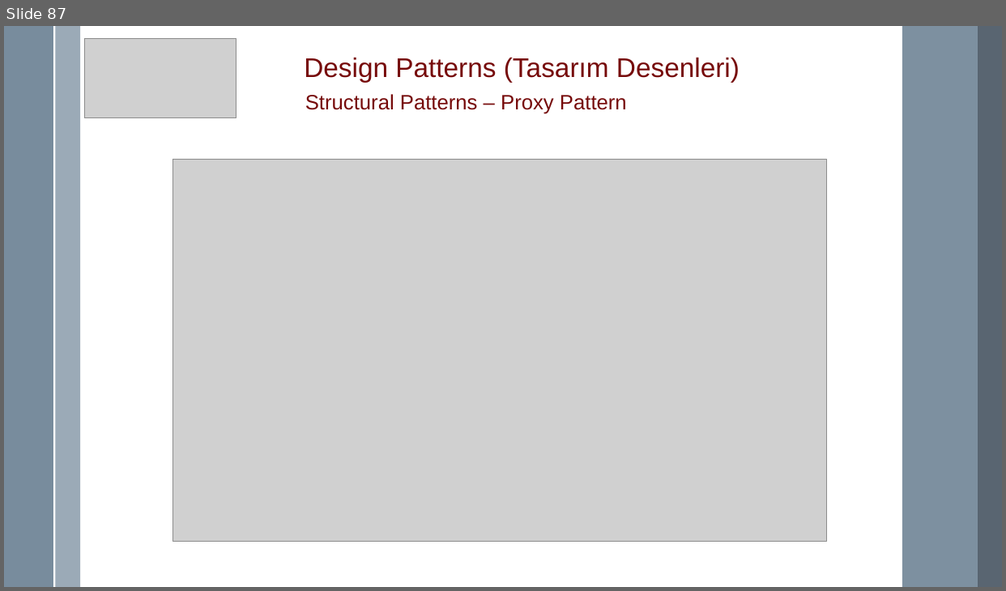
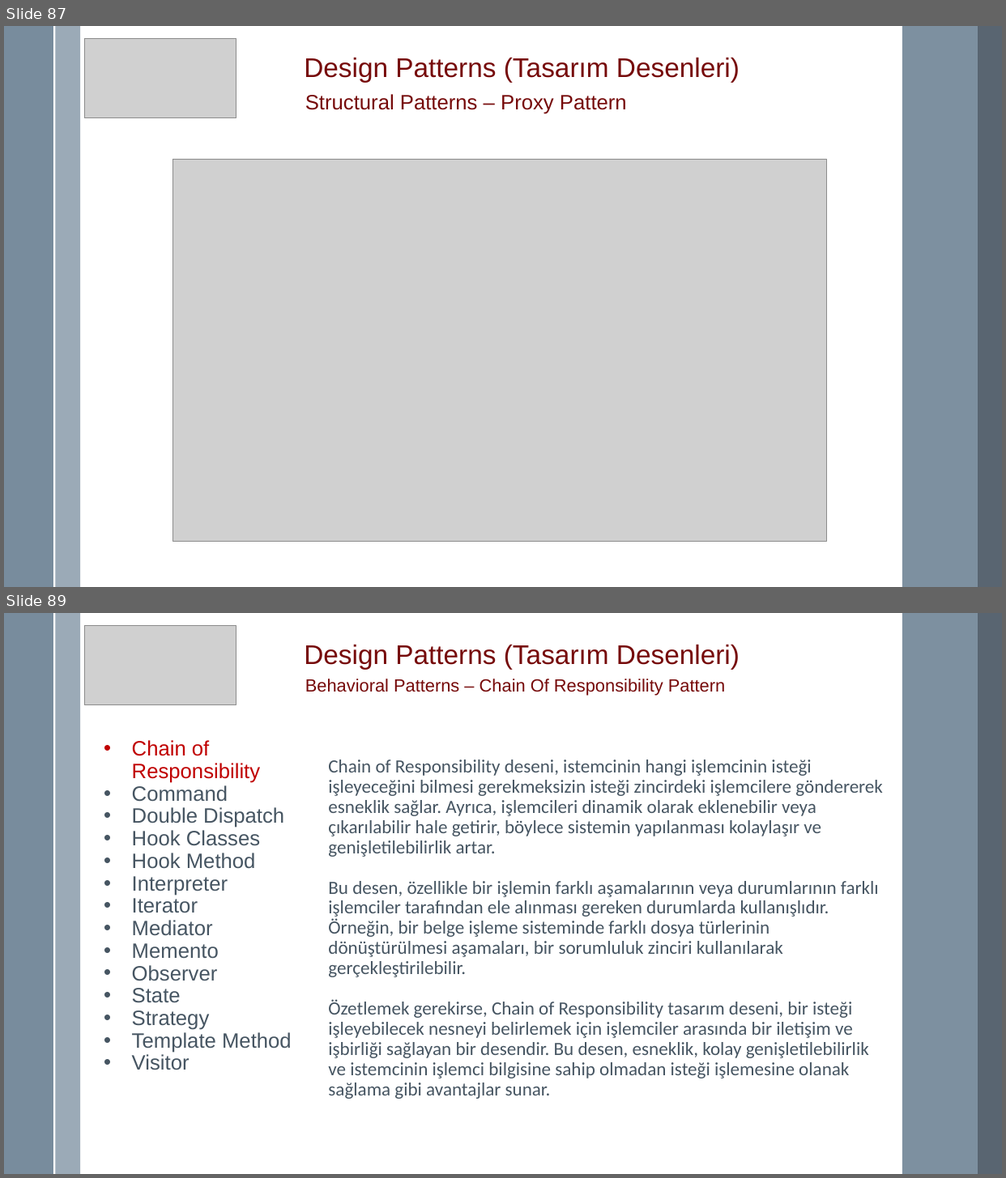
Before and after one commit to mremregok/DesignPattern, a slide deck: Design Pattern.pptx. Shown one above the other, each under a label of ours: slide 87 before the commit, slides 87 and 89 after it; the slides between them are not shown. The pictures are 1006x591 and 1006x1178 pixels, drawn with LibreOffice and Linux fonts; fonts in the diff are those of the drawing; grey boxes stand for pictures. Boxes give left, top, right and bottom in pixels: in the first picture for what was removed or moved away, otherwise in the second. Text is boxed around its words. In the diff, an @@ line names an element or a change of style, - is before the commit and + after.

Commit message:
Davranışsal tasarım desenlerinden Chain of Responsibility ve Command eklendi.

```diff
--- a/Design Pattern.pptx
+++ b/Design Pattern.pptx
@@ slide 89 added at <box>4,613,1002,1174</box>, background #FFFFFF; not listed: 5 template elements that a slide beside it also shows @@
@@ picture added at <box>84,626,236,705</box> @@
@@ text added at <box>304,644,739,669</box>, 26 pt, text #760A0A @@
+Design Patterns (Tasarım Desenleri)
@@ text added at <box>305,679,725,696</box>, 17 pt, text #760A0A @@
+Behavioral Patterns – Chain Of Responsibility Pattern
@@ text added at <box>132,740,292,1071</box>, 20 pt, text #465562 @@
+• Chain of Responsibility
+• Command
+• Double Dispatch
+• Hook Classes
+• Hook Method
+• Interpreter
+• Iterator
+• Mediator
+• Memento
+• Observer
+• State
+• Strategy
+• Template Method
+• Visitor
@@ text added at <box>328,760,883,1099</box>, 18 pt, text #465562 @@
+Chain of Responsibility deseni, istemcinin hangi işlemcinin isteği işleyeceğini bilmesi gerekmeksizin isteği zincirdeki işlemcilere göndererek esneklik sağlar. Ayrıca, işlemcileri dinamik olarak eklenebilir veya çıkarılabilir hale getirir, böylece sistemin yapılanması kolaylaşır ve genişletilebilirlik artar.
+Bu desen, özellikle bir işlemin farklı aşamalarının veya durumlarının farklı işlemciler tarafından ele alınması gereken durumlarda kullanışlıdır. Örneğin, bir belge işleme sisteminde farklı dosya türlerinin dönüştürülmesi aşamaları, bir sorumluluk zinciri kullanılarak gerçekleştirilebilir.
+Özetlemek gerekirse, Chain of Responsibility tasarım deseni, bir isteği işleyebilecek nesneyi belirlemek için işlemciler arasında bir iletişim ve işbirliği sağlayan bir desendir. Bu desen, esneklik, kolay genişletilebilirlik ve istemcinin işlemci bilgisine sahip olmadan isteği işlemesine olanak sağlama gibi avantajlar sunar.
```
Also in this commit, not shown: 13 other slides added, 18 other files.
